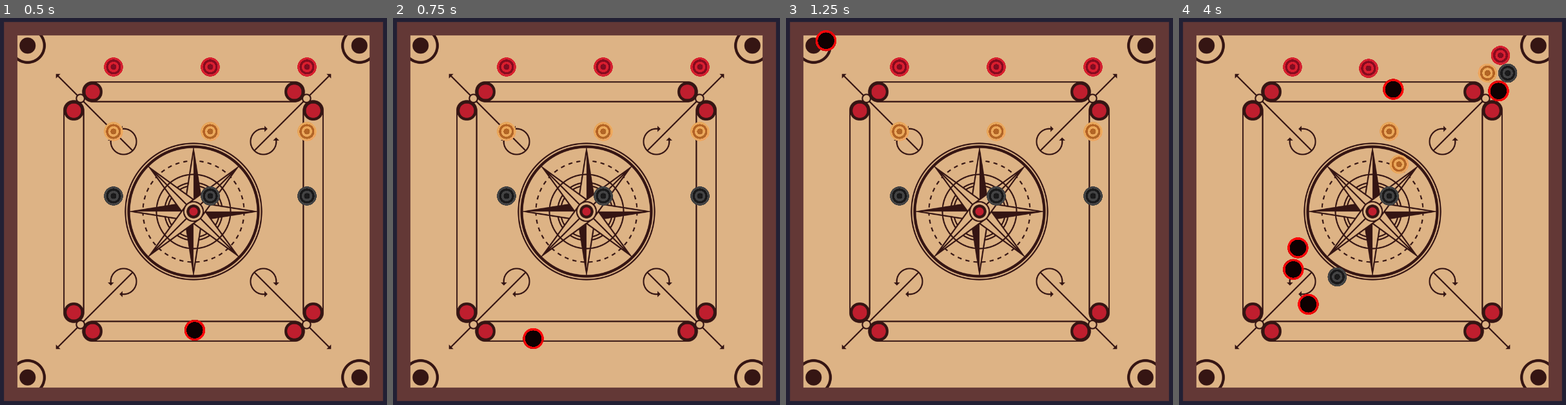
Above: before the commit, frames 1-4 (left to right).
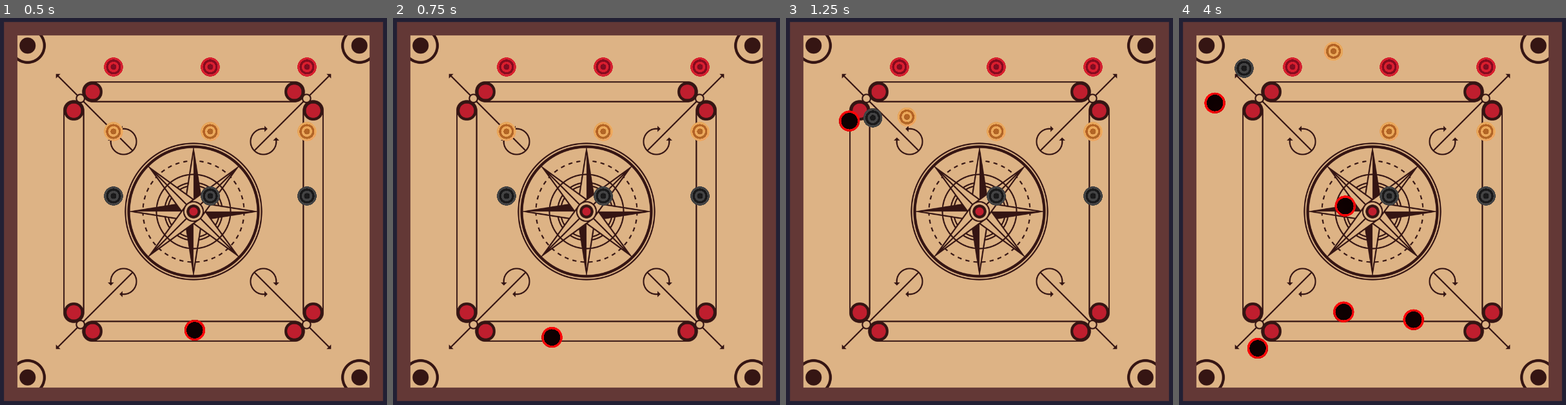
Above: after the commit, the same moments.

Repository: vignesh-seven/carroms
Game: Godot game, scene res://scenes/main.tscn
Same seed, same stepped clock (60 frames per second), same inputs: the game is played once before the commit and once after it.
Inputs (mouse positions are in pixels of both pictures, inside the frame that each line leads up to):
- Up to frame 1 (0.5 s): no input
- Up to frame 2 (0.75 s): tap Enter at 0.5 s; move the mouse to (679, 192) at 0.52 s; hold D (right) from 0.53 s (still down); tap Space (shoot) at 0.6 s
- Up to frame 3 (1.25 s): keep holding D (right)
- Up to frame 4 (4 s): move the mouse to (1287, 230) at 1.27 s; release D (right) at 1.28 s; hold A (left) 1.28-2.03 s; tap Space (shoot) every 0.75 s from 1.35 to 3.6 s; move the mouse to (1415, 118) at 2.02 s; hold D (right) 2.03-3.53 s; move the mouse to (1353, 296) at 2.77 s; move the mouse to (1496, 273) at 3.52 s; hold A (left) from 3.53 s (still down)

Frame 1 is identical in both runs. In frame 2, 0.5% of the frame differs, in the area x 33-44%, y 79-86%; in frame 3, 1.2%; in frame 4, 4.5%, in the area x 6-88%, y 6-88%.

Commit message:
firing the striker, resetting the striker, moving the striker

Diff:
--- a/scenes/main.gd
+++ b/scenes/main.gd
@@ -1,5 +1,6 @@
 extends Node2D
 
+signal reset_striker
 # Spawning the carroms happens here
 var black_carrom_scene = preload("res://scenes/black_carrom.tscn")
 var yellow_carrom_scene = preload("res://scenes/yellow_carrom.tscn")
@@ -31,7 +32,7 @@
 			$Carroms.add_child(carrom)
 
 	# set-up the striker sprite
-	$Strikers/StrikerDummy.position = $StrikerStartMarker.position
+	#$Strikers/StrikerDummy.position = $StrikerPositionMarker.position
 
 func _process(delta):
 	#if Input.is_action_just_pressed("shoot"):
@@ -39,15 +40,15 @@
 		#var striker = striker_scene.instantiate()
 		#striker.linear_velocity = Vector2.ZERO
 		#striker.angular_velocity = 0.0
-		#striker.position = $"../StrikerStartMarker".position
+		#striker.position = $"../StrikerPositionMarker".position
 		#$Strikers.add_child(striker)
 
 	if Input.is_action_just_pressed("reset_striker"):
 		print("Reset")
+		var strikers = $Strikers/StrikerPhysics.get_children(true)
+		# we're gonna iterate through it, just incase there's multiple of them (there shouldn't be, but hey)
+		for striker in strikers:
+			striker.queue_free()
 		#find_child("Striker")
 		#print(find_children("Striker"))
-	if Input.is_action_pressed("left"):
-		print("Left")
-
-	if Input.is_action_pressed("right"):
-		print("Right")
+		reset_striker.emit()
--- a/scenes/main.tscn
+++ b/scenes/main.tscn
@@ -1,10 +1,11 @@
-[gd_scene load_steps=9 format=3 uid="uid://w4gcorywtwwu"]
+[gd_scene load_steps=10 format=3 uid="uid://w4gcorywtwwu"]
 
 [ext_resource type="Texture2D" uid="uid://lljnpc2hsydm" path="res://sprites/carrom-board.png" id="1_a7er2"]
 [ext_resource type="Script" path="res://scenes/main.gd" id="1_vu3lo"]
 [ext_resource type="Script" path="res://scenes/goal_points.gd" id="2_ei0oq"]
 [ext_resource type="PackedScene" uid="uid://dacxphk8sfpdu" path="res://scenes/striker_dummy.tscn" id="4_o4jug"]
 [ext_resource type="Script" path="res://scenes/strikers.gd" id="4_sbwrm"]
+[ext_resource type="Script" path="res://scenes/striker_dummy.gd" id="6_uiwwm"]
 
 [sub_resource type="PhysicsMaterial" id="PhysicsMaterial_e7887"]
 friction = 0.4
@@ -66,7 +67,7 @@
 position = Vector2(805, 843.333)
 shape = SubResource("CircleShape2D_d2vdn")
 
-[node name="StrikerStartMarker" type="Marker2D" parent="."]
+[node name="StrikerPositionMarker" type="Marker2D" parent="."]
 position = Vector2(326, 508)
 
 [node name="Timer" type="Timer" parent="."]
@@ -115,7 +116,9 @@
 script = ExtResource("4_sbwrm")
 
 [node name="StrikerDummy" parent="Strikers" instance=ExtResource("4_o4jug")]
+script = ExtResource("6_uiwwm")
 
 [node name="StrikerPhysics" type="Node2D" parent="Strikers"]
 
+[connection signal="reset_striker" from="." to="Strikers/StrikerDummy" method="_on_main_reset_striker"]
 [connection signal="body_shape_entered" from="CarromBoard/GoalPoints" to="CarromBoard/GoalPoints" method="_on_body_shape_entered"]
--- /dev/null
+++ b/scenes/striker_dummy.gd
@@ -0,0 +1,21 @@
+extends Sprite2D
+
+
+# Called when the node enters the scene tree for the first time.
+func _ready():
+	visible = true
+	position = $"../../StrikerPositionMarker".position
+
+func _process(delta):
+	if Input.is_action_pressed("left"):
+		position.x -= 5
+		$"../../StrikerPositionMarker".position = position
+
+	if Input.is_action_pressed("right"):
+		position.x += 5
+		$"../../StrikerPositionMarker".position = position
+
+
+func _on_main_reset_striker():
+	visible = true
+	position = $"../../StrikerPositionMarker".position
--- a/scenes/strikers.gd
+++ b/scenes/strikers.gd
@@ -13,10 +13,10 @@
 	if Input.is_action_just_pressed("shoot"):
 		$StrikerDummy.visible = false
 		var striker = striker_scene.instantiate()
-		striker.position = $"../StrikerStartMarker".position
+		striker.position = $"../StrikerPositionMarker".position
 
 		var mouse_position = get_viewport().get_mouse_position()
-		var direction = (mouse_position - $"../StrikerStartMarker".position).normalized()
+		var direction = (mouse_position - $"../StrikerPositionMarker".position).normalized()
 		# strength of the force is calculated like this for now
 		var strength = mouse_position.distance_to(position)
 
